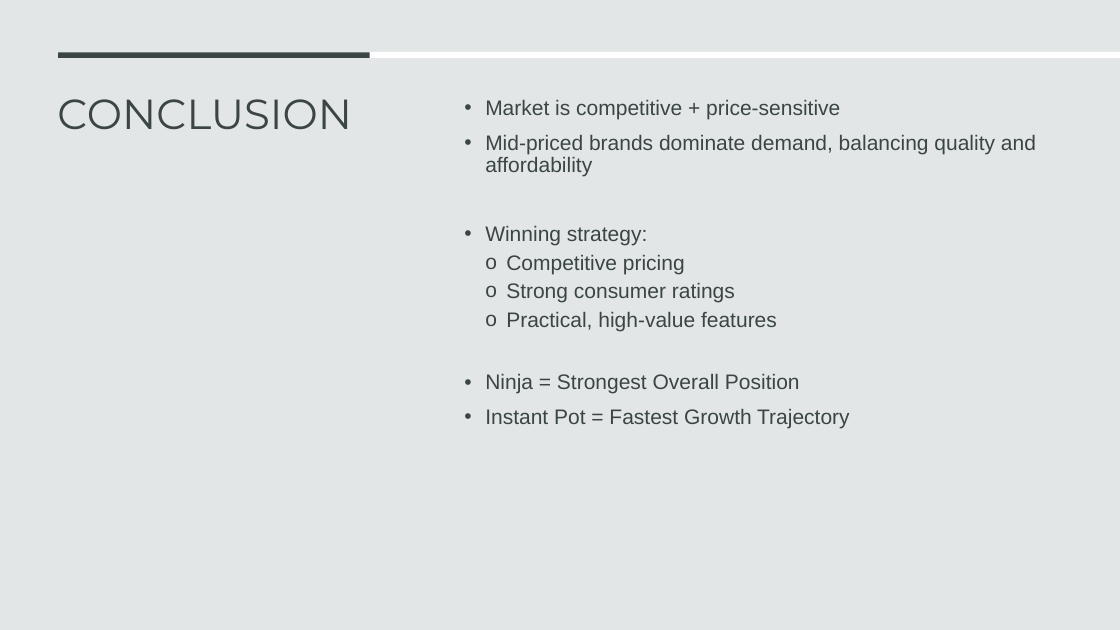
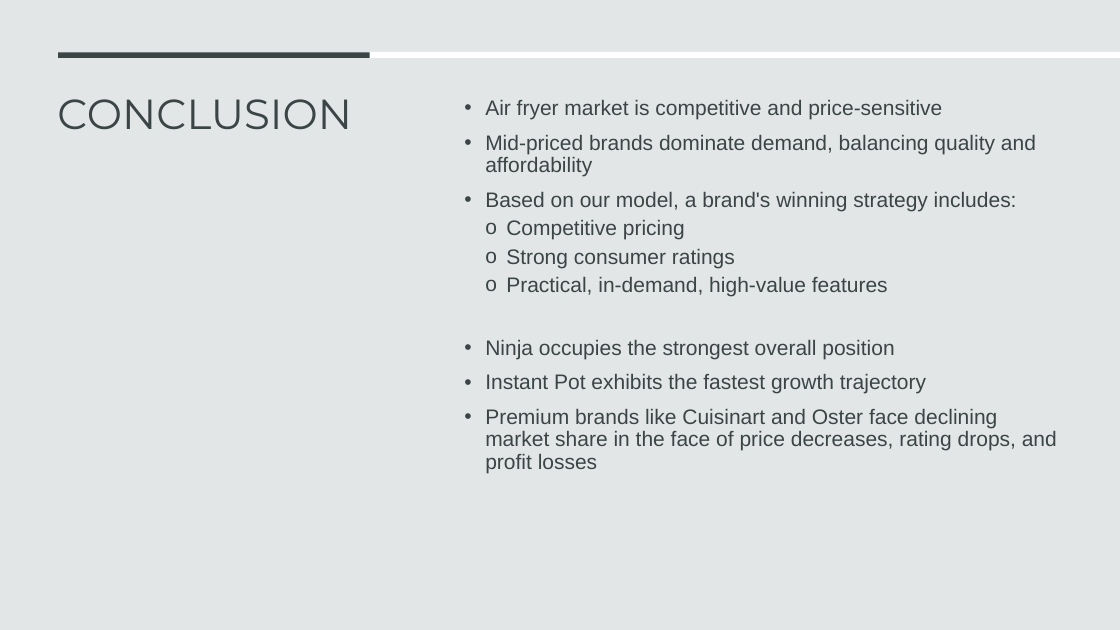
Before and after one commit to AustinChinn03/DS3001Final, a slide deck: slide 6 of Presentation/DS3001.pptx. Drawn at 1120x630 pixels with LibreOffice and Linux fonts; fonts in the diff are those of the drawing. Boxes give left, top, right and bottom in pixels: in the first picture for what was removed or moved away, otherwise in the second. Text is boxed around its words. In the diff, an @@ line names an element or a change of style, - is before the commit and + after.

```diff
--- a/Presentation/DS3001.pptx
+++ b/Presentation/DS3001.pptx
@@ text at (485, 100, 942, 120): text changed @@
-• Market is competitive + price-sensitive
+• Air fryer market is competitive and price-sensitive
@@ text at (485, 192, 1017, 211): text changed @@
-• Winning strategy:
+• Based on our model, a brand's winning strategy includes:
@@ text at (485, 277, 1057, 474): text changed @@
-  o Practical, high-value features
-• Ninja = Strongest Overall Position
-• Instant Pot = Fastest Growth Trajectory
+  o Practical, in-demand, high-value features
+• Ninja occupies the strongest overall position
+• Instant Pot exhibits the fastest growth trajectory
+• Premium brands like Cuisinart and Oster face declining market share in the face of price decreases, rating drops, and profit losses
```
Also in this commit, not shown: 4 other slides changed, 1 other file.
